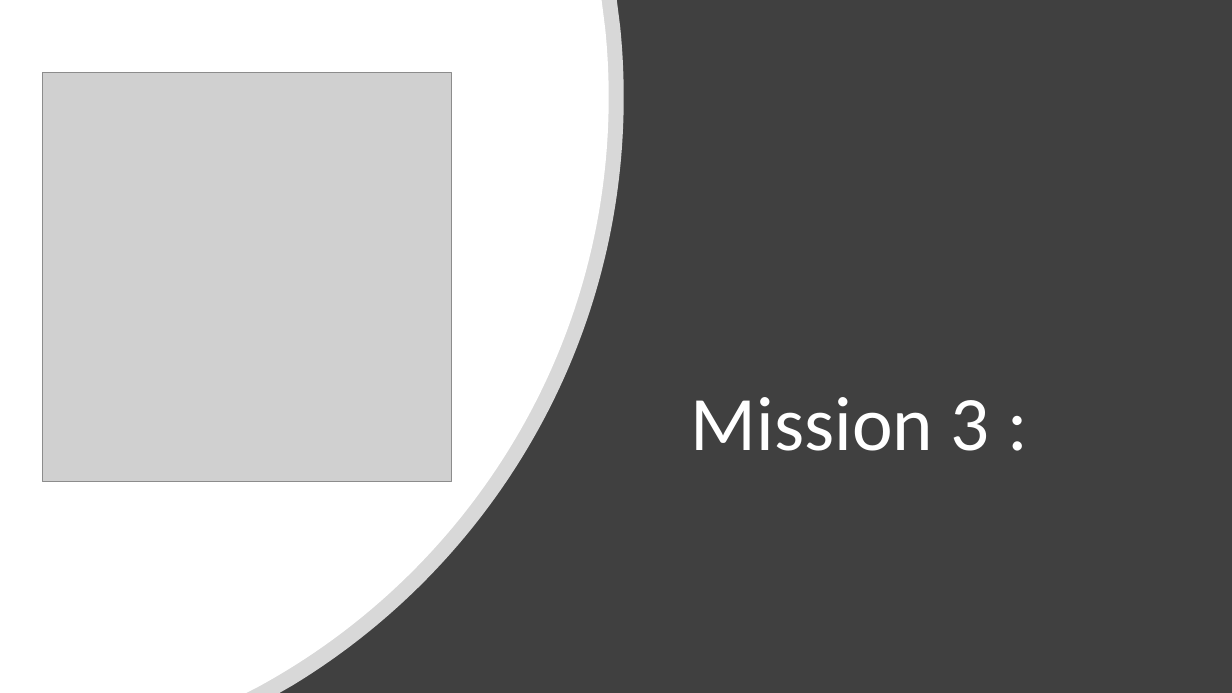
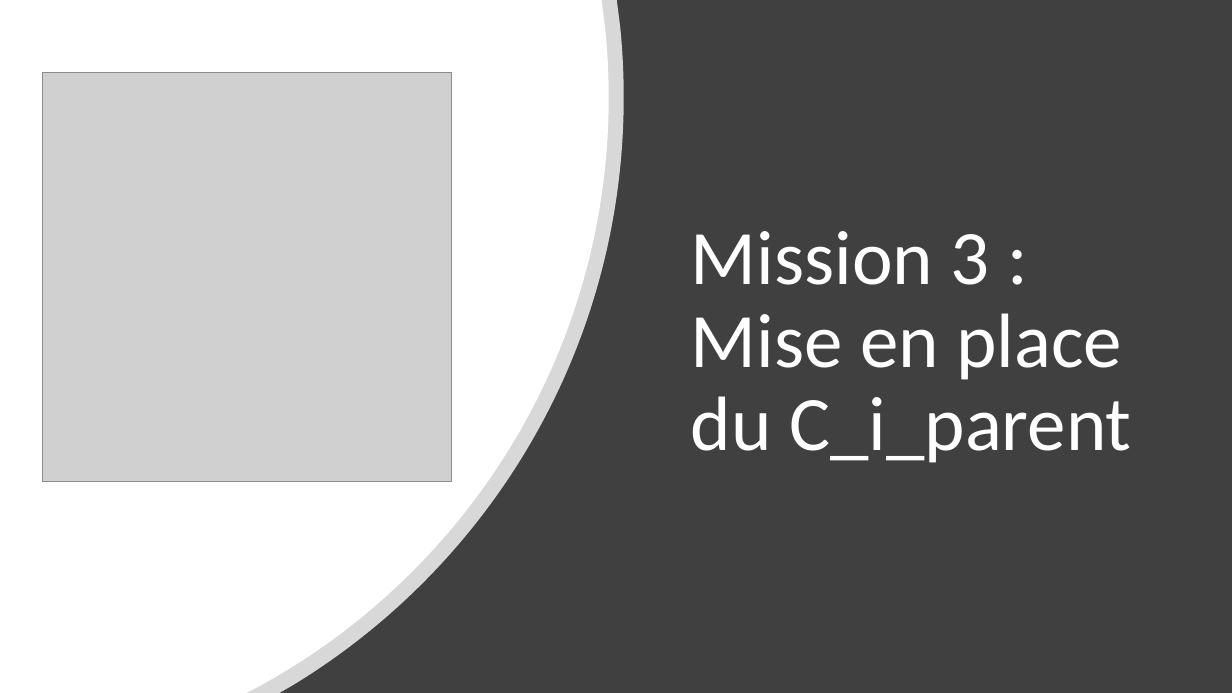
Before and after one commit to Julien-paulet/Projet_7_, a slide deck: slide 13 of Présentation.pptx. Drawn at 1232x693 pixels with LibreOffice and Linux fonts; fonts in the diff are those of the drawing; grey boxes stand for pictures. Boxes give left, top, right and bottom in pixels: in the first picture for what was removed or moved away, otherwise in the second. Text is boxed around its words. In the diff, an @@ line names an element or a change of style, - is before the commit and + after.

```diff
--- a/Présentation.pptx
+++ b/Présentation.pptx
@@ title at (691, 231, 1131, 463): text changed @@
-Mission 3 :
+Mission 3 : Mise en place du C_i_parent
```
Also in this commit, not shown: 11 other slides changed, 3 other files.
